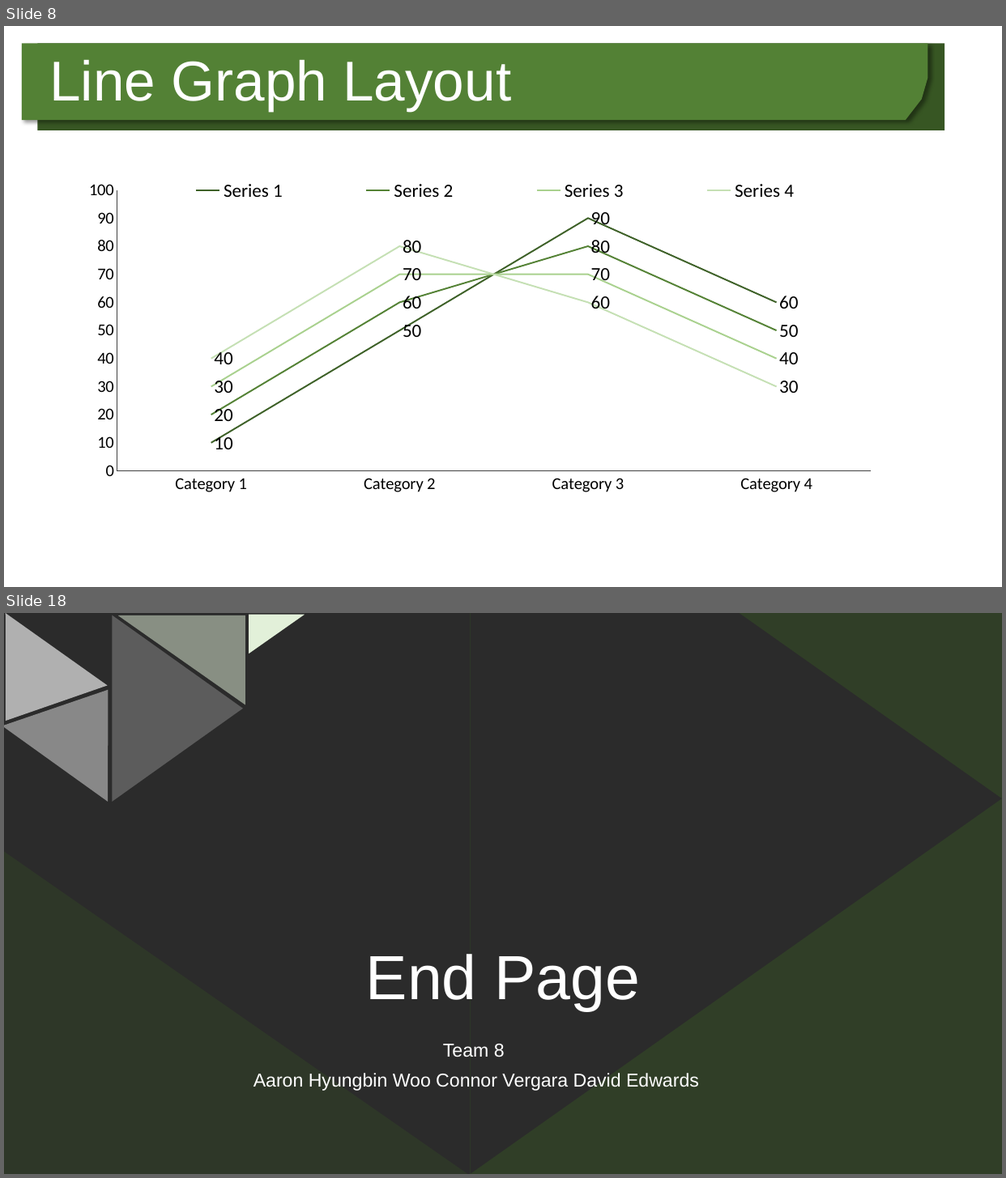
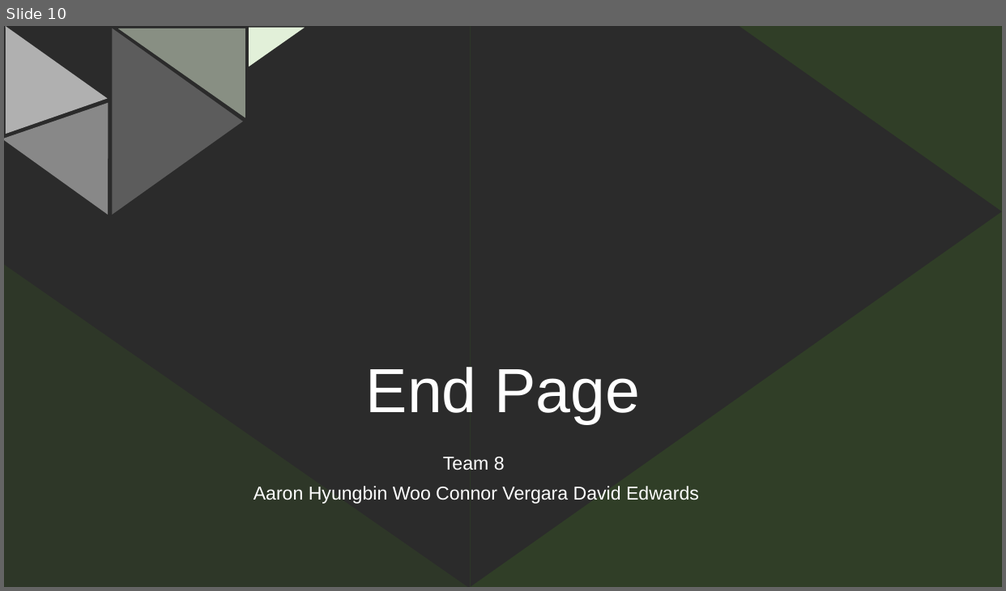
Before and after one commit to aaronhwoo/Project1, a slide deck: Team 8 Project 1.pptx. Shown one above the other, each under a label of ours: slides 8 and 18 before the commit, slide 10 after it; the slides between them are not shown. The pictures are 1006x1178 and 1006x591 pixels, drawn with LibreOffice and Linux fonts; fonts in the diff are those of the drawing; background and template pictures are left out; a plain dark background stands for a picture behind light text. Boxes give left, top, right and bottom in pixels: in the first picture for what was removed or moved away, otherwise in the second. Text is boxed around its words. In the diff, an @@ line names an element or a change of style, - is before the commit and + after.

```diff
--- a/Team 8 Project 1.pptx
+++ b/Team 8 Project 1.pptx
@@ slide 8 removed at (4,26,1002,587), background #FFFFFF @@
@@ freeform shape removed at (22,43,928,120) @@
@@ rectangle removed at (38,43,945,130) @@
@@ text removed at (49,59,511,111) @@
-Line Graph Layout
@@ line chart removed at (35,169,953,535) @@
-categories: Category 1, Category 2, Category 3, Category 4
-Series 1: 10, 50, 90, 60
-Series 2: 20, 60, 80, 50
-Series 3: 30, 70, 70, 40
-Series 4: 40, 80, 60, 30
@@ what was slide 18 is now slide 10 @@
```
Also in this commit, not shown: 7 slides changed, 2 slides added, 10 other slides removed.
